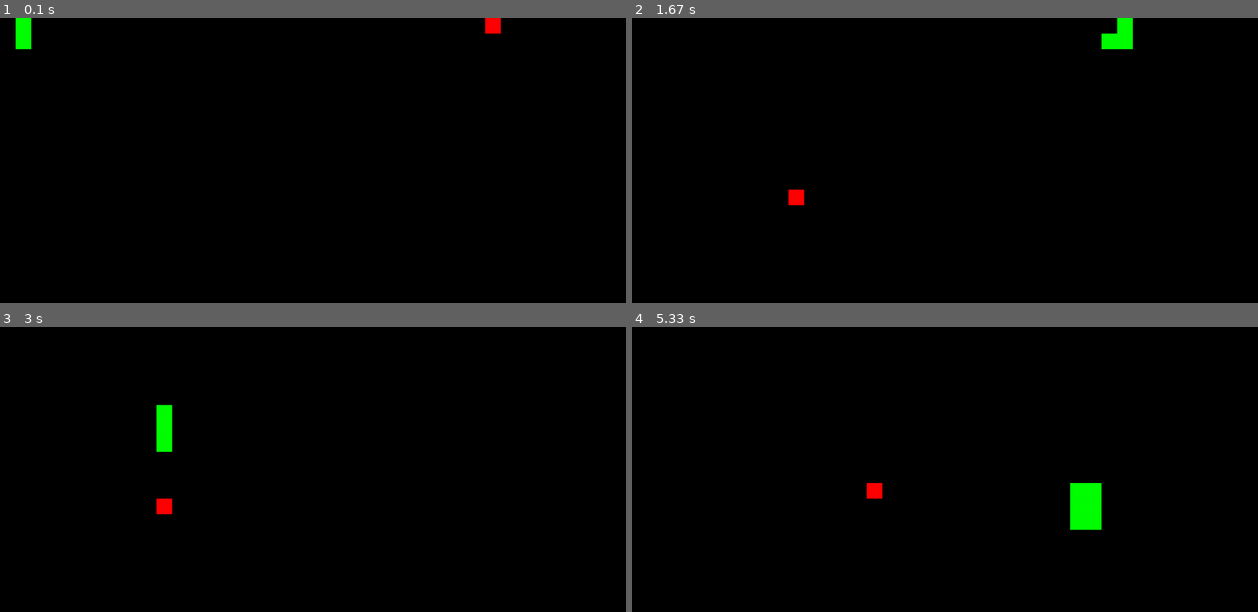
Above: before the commit, frames 1-4 (two rows, left to right).
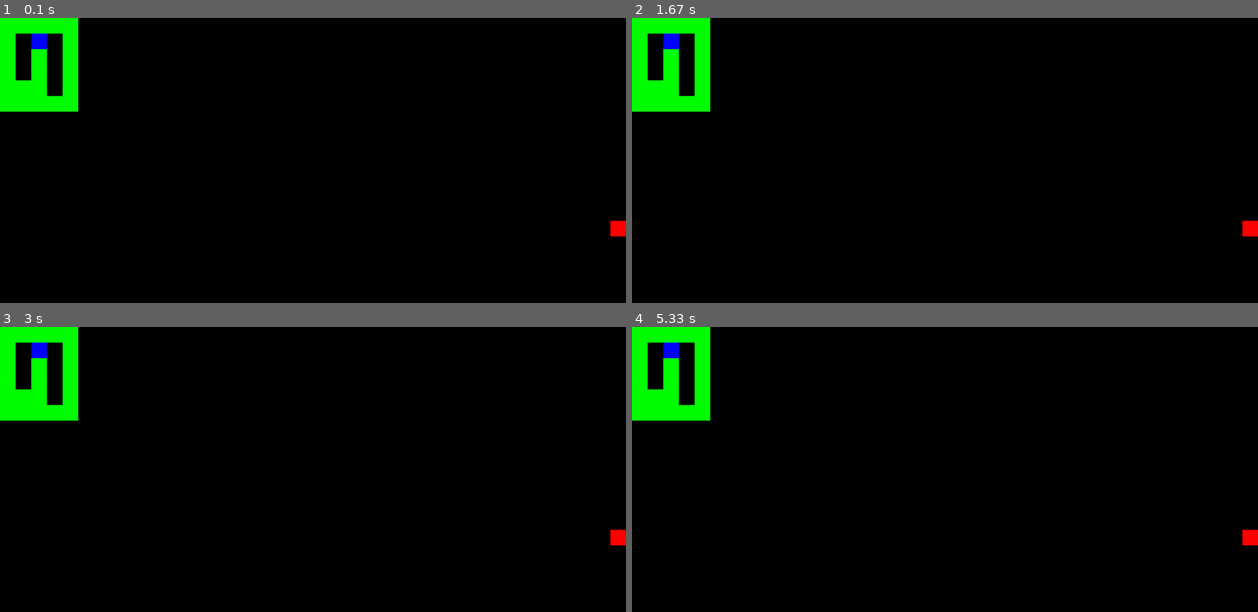
Above: after the commit, the same moments.

Repository: ShenoySameer/SnakeGameAlgorithm
Game: pygame game, started from Main.py
The game is run twice, just before and just after one commit, with the same random seed, the same clock (stepped at 60 frames per second) and the same inputs.
Inputs:
- Up to frame 1 (0.1 s): no input
- Up to frame 2 (1.67 s): tap Enter at 0.33 s
- Up to frame 3 (3 s): no input
- Up to frame 4 (5.33 s): no input

The runs differ from the first frame. In frame 1, 3.5% of the frame differs, in the area x 0-100%, y 0-77%; in frame 2, 3.9%; in frame 3, 3.9%; in frame 4, 4.3%.

Commit message:
DFS and method improvements

Diff:
--- a/Algorithm.py
+++ b/Algorithm.py
@@ -1,24 +1,25 @@
 from collections import deque
+from math import sqrt
 
 def BFS_basic(G, snake):
     snake_head = snake[0]
 
-    Q = deque([[snake_head]])
-    dist = {snake_head: 0}
+    Q = deque([snake_head])
+    depth = {snake_head: 0}
     E = set()
     snake_set = set(snake)
 
     while Q:
-        path = Q.popleft()
-        v = path[-1]
-        if len(path) <= len(snake):
-            if snake[-len(path)] in E:
-                E.remove(snake[-len(path)])
-        for num in G[v]:
-            if num not in E.union(snake_set):
-                Q.append(path + [num])
-                E.add(num)
-                dist[num] = dist[v] + 1
+        v = Q.popleft()
+        if depth[v]+1 <= len(snake):
+            if snake[-(depth[v]+1)] in E:
+                E.remove(snake[-(depth[v]+1)])
+        for node in G[v]:
+            if node not in E:
+                E.add(node)
+                depth[node] = depth[v] + 1
+                if node not in snake_set:
+                    Q.append(node)
     return E
 
 def BFS(G, snake, apple):
@@ -29,36 +30,80 @@
 
     resort = []
     Q = deque([[snake_head]])
-    dist = {snake_head: 0}
-    E = set()
-    for node in snake:
-        E.add(node)
+    E = set(snake)
 
     while Q:
         path = Q.popleft()
         v = path[-1]
+
         if len(path) <= len(snake):
             if snake[-len(path)] in E:
                 E.remove(snake[-len(path)])
-        for num in G[v]:
-            if num not in E:
-                Q.append(path + [num])
-                E.add(num)
-                dist[num] = dist[v] + 1
-                if num == apple:
-                    if len(path) == 1:
-                        return apple
+
+        for node in G[v]:
+            if node not in E:
+                Q.append(path + [node])
+                E.add(node)
+                if node == apple:
+                    score = len(BFS_basic(G, (path[1:] + [node]))) / (len(G))
+                    print(score)
+                    if score > 0.8:
+                        return (path[1:] + [node])[::-1]
                     else:
-                        score = len(BFS_basic(G, (path[1:] + [num]))) / (len(G))
-                        print(score)
-                        if score > 0.8:
-                            return (path[1:] + [num])[::-1]
-                        else:
-                            resort.append((score, (path[1:] + [num])[::-1]))
+                        resort.append((score, (path[1:] + [node])[::-1]))
 
-    resort.sort(reverse=True)
-    print(resort)
-    return resort[0]
+    # resort.sort(reverse=True)
+    # print(resort)
+    # return resort[0]
+    return []
+
+
+def DFS_long_path(G, snake, apple):
+    snake_head = snake[0]
+
+    Q = [[snake_head]]
+    depth = {snake_head: 0}
+    E = set(snake)
+    longest_path = []
+
+    accessible_nodes = BFS_basic(G, snake)
+    for i in range(len(snake)):
+        body = snake[len(snake) - (i+1)]
+        if body in accessible_nodes:
+            target = body
+            dist_from_tail = i
+            break
+
+    while Q:
+        path = Q.pop()
+        v = path[-1]
+        E.add(v)
+        adj_nodes = G[v]
+        adj_nodes.sort(key = lambda x: absolute_distance(x, target))
+        for node in adj_nodes:
+            new_path = path + [node]
+            if node not in E:
+                # E.add(node)
+                Q.append(new_path)
+                depth[node] = depth[v] + 1
+                # Find out if at any point the snake could reach the target point
+                # as the tail leaves that point
+                if travel_distance(node, target) == dist_from_tail - depth[node]:
+                    new_snake = new_path[:0:-1] + [snake[i] for i in range(len(snake)-depth[node])]
+                    return BFS(G, new_snake, apple) + new_path[:0:-1]
+                print(new_path)
+                longest_path = max(longest_path, new_path, key=len)
+            else:
+                print(node)
+
+    return longest_path[:0:-1]
+
+
+def absolute_distance(a, b):
+    return sqrt((a[0] - b[0])**2 + (a[1] - b[1])**2)
+
+def travel_distance(a, b):
+    return abs(a[0] - b[0]) + abs(a[1] - b[1])
 
 def create_adjacent_grid(x, y):
     grid = {}
@@ -83,4 +128,12 @@
 
 
 #print(grid)
-(BFS(grid, [(1, 2), (1, 3), (1, 4)], (5, 2)))
+# print(BFS(grid, [(1, 2), (1, 3), (1, 4)], (5, 2)))
+snake = deque([(2, 2), (2, 3), (2, 4), (1, 4), (1, 5), (2, 5), (3, 5), (4, 5),
+                   (4, 4), (4, 3), (4, 2), (4, 1), (4, 0), (3, 0), (2, 0), (1, 0),
+                     (0, 0), (0, 1), (0, 2), (0, 3), (0, 4), (0, 5), (0, 6), (0, 7), (0, 8), (0, 9), (1, 9)])
+print(BFS_basic(grid, snake))
+print(BFS(grid, snake, (9, 9)))
+print(DFS_long_path(grid, snake, (9, 9)))
+
+# [(1, 4), (1, 3), (1, 2), (1, 1), (2, 1), (3, 1), (3, 2)]
--- a/Main.py
+++ b/Main.py
@@ -1,19 +1,26 @@
 import pygame
 from collections import deque
 import random
-from Algorithm import create_adjacent_grid, BFS
+from Algorithm import create_adjacent_grid, BFS, DFS_long_path
 import sys
 
 x = 40
 y = 20
-blocksize = 30
+block_size = 30
+border_size = 30
 BLACK = (0, 0, 0)
 WHITE = (200, 200, 200)
 GREEN = "green"
 RED = "red"
-WINDOW_HEIGHT = y*blocksize
-WINDOW_WIDTH = x*blocksize
-snake = deque([(1, 1), (1, 2)])
+WINDOW_HEIGHT = y*block_size
+WINDOW_WIDTH = x*block_size
+# snake = deque([(1, 1), (2, 1), (2, 1), (2, 1), (2, 1), (2, 1), (2, 1), (2, 1), (2, 1), (2, 1), (2, 1)])
+snake = deque([(2, 2), (2, 3), (2, 4), (1, 4), (1, 5), (2, 5), (3, 5), (4, 5),
+                   (4, 4), (4, 3), (4, 2), (4, 1), (4, 0), (3, 0), (2, 0), (1, 0),
+                     (0, 0), (0, 1), (0, 2), (0, 3), (0, 4), (0, 5), (0, 6)])
+# snake = deque([(2, 2), (2, 3), (2, 4), (1, 4), (1, 5), (2, 5), (3, 5), (4, 5),
+#                    (4, 4), (4, 3), (4, 2), (4, 1), (4, 0), (3, 0), (2, 0), (1, 0),
+#                      (0, 0), (0, 1), (0, 2), (0, 3), (0, 4), (0, 5), (0, 6), (0, 7), (0, 8), (0, 9), (1, 9)])
 
 
 def main():
@@ -29,25 +36,37 @@
     all_points = list(grid.keys())
     apple = random.choice(list(set(all_points)-set(snake)))
     last_apple = None
-    delay = 50
+    delay = 10
 
     current_path = BFS(grid, snake, apple)
+    if not current_path:
+        current_path = DFS_long_path(grid, snake, apple)
 
     while True:
         drawGrid()
+        drawBorder(*snake[0])
+        if not current_path:
+            pygame.display.update()
+            break
         next_space = current_path.pop()
+
 
         if next_space == apple:
             last_apple = apple
             snake.appendleft(apple)
             apple = random.choice(list(set(all_points)-set(snake)))
             current_path = BFS(grid, snake, apple)
+            if not current_path:
+                current_path = DFS_and_BFS(grid, snake, apple)
+                print(current_path)
+                print(apple)
+                print(last_apple)
 
         else:
             snake.appendleft(next_space)
 
         if next_space != last_apple:
-            #what happens if you collect another apple before the tail reaches
+            # what happens if you collect another apple before the tail reaches
             snake.pop()
 
         for event in pygame.event.get():
@@ -58,17 +77,64 @@
         pygame.display.update()
         pygame.time.wait(delay)
 
+    # Game over
+    while True:
+        for event in pygame.event.get():
+            if event.type == pygame.QUIT:
+                pygame.quit()
+                sys.exit()
+
 def drawGrid():
-    for x in range(0, WINDOW_WIDTH, blocksize):
-        for y in range(0, WINDOW_HEIGHT, blocksize):
-            rect = pygame.Rect(x, y, blocksize, blocksize)
+    # for i in range(len(snake)):
+        # if i != 0:
+        #     prev_body = snake[i-1]
+        # if i != len(snake):
+        #     next_body = snake[i+1]
+            # node = (i, j)
+            # neighbors = []
+
+            # # Add the neighboring nodes to the list (excluding diagonals)
+            # for dx, dy in [(0, -1), (-1, 0), (1, 0), (0, 1)]:
+            #     new_x, new_y = i + dx, j + dy
+            #     if 0 <= new_x < x and 0 <= new_y < y and (new_x, new_y) != node:
+            #         neighbors.append((new_x, new_y))
+
+    for x in range(0, WINDOW_WIDTH, block_size):
+        for y in range(0, WINDOW_HEIGHT, block_size):
+
+            rect = pygame.Rect(x, y, block_size, block_size)
             pygame.draw.rect(SCREEN, BLACK, rect) #change to WHITE for grid
 
     for body_x, body_y in snake:
-        body_rect = pygame.Rect(body_x*blocksize, body_y*blocksize, blocksize, blocksize)
+        body_rect = pygame.Rect(body_x*block_size, body_y*block_size, block_size, block_size)
         pygame.draw.rect(SCREEN, GREEN, body_rect)
 
-    body_rect = pygame.Rect(apple[0]*blocksize, apple[1]*blocksize, blocksize, blocksize)
+    body_rect = pygame.Rect(apple[0]*block_size, apple[1]*block_size, block_size, block_size)
     pygame.draw.rect(SCREEN, RED, body_rect)
 
+def drawBorder(x, y, location='top', color='blue'):
+    if location == 'top':
+        length = block_size
+        height = border_size
+        a = 0
+        b = 0
+    elif location == 'bottom':
+        length = block_size
+        height = border_size
+        a = 0
+        b = block_size - height
+    elif location == 'left':
+        length = border_size
+        height = block_size
+        a = 0
+        b = 0
+    elif location == 'right':
+        length = border_size
+        height = block_size
+        a = block_size - height
+        b = 0
+
+    border_rect = pygame.Rect(x*block_size+a, y*block_size+b, length, height)
+    pygame.draw.rect(SCREEN, color, border_rect)
+
 main()
